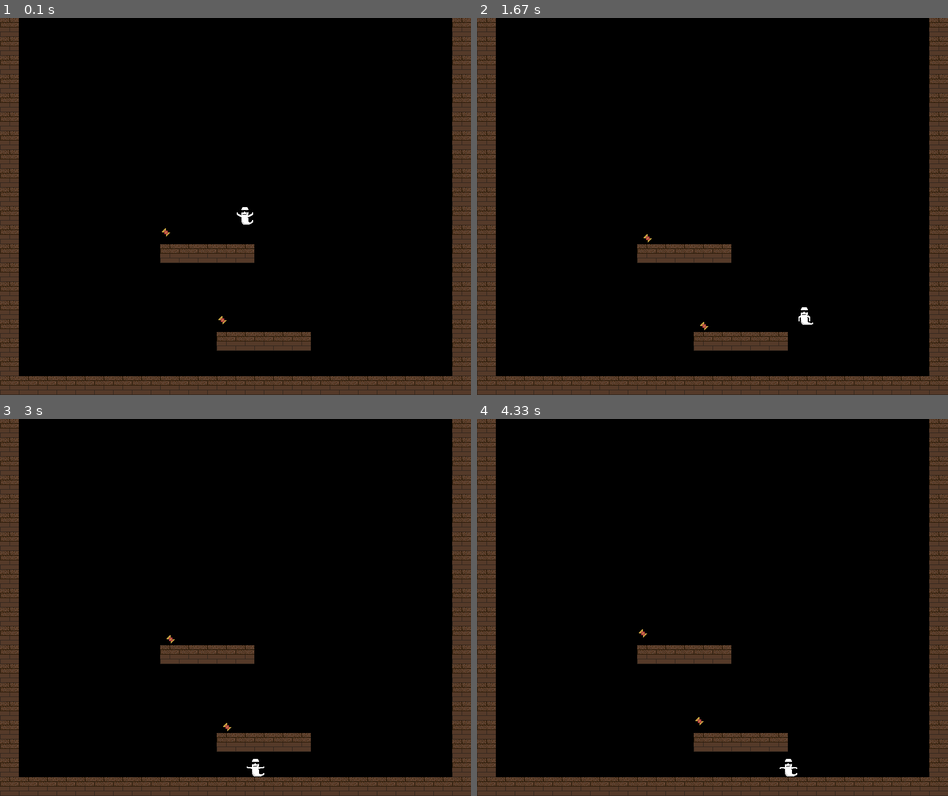
Above: before the commit, frames 1-4 (two rows, left to right).
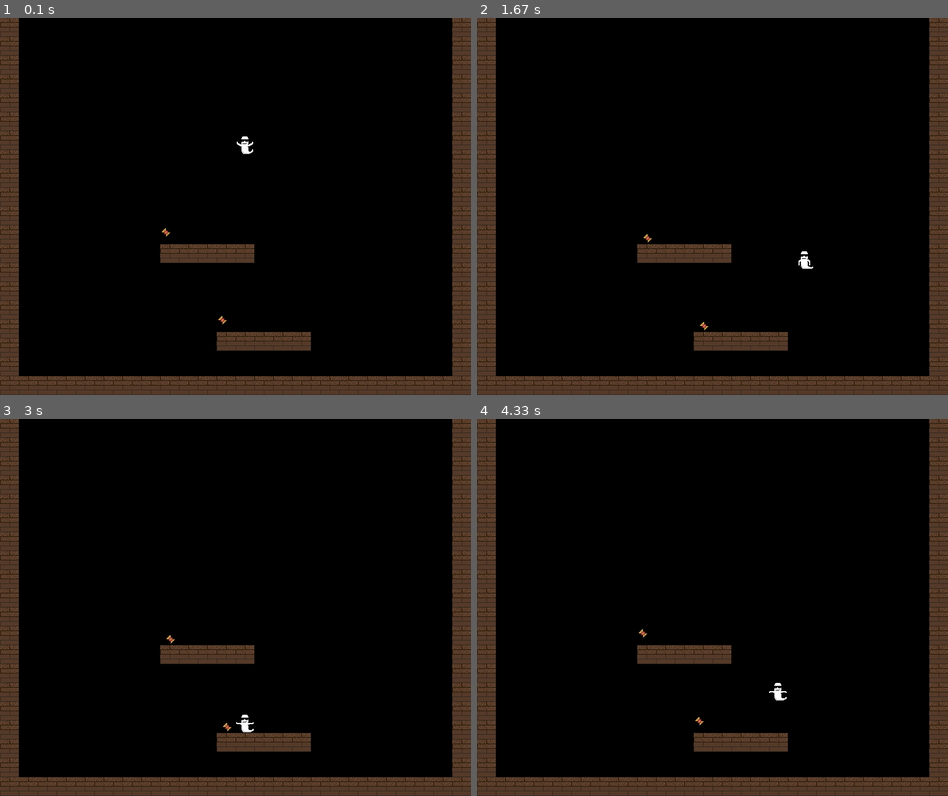
Above: after the commit, the same moments.

Repository: Cjreynol-zz/pygame-boilerplate
Game: pygame game, started from main.py
Same seed, same stepped clock (60 frames per second), same inputs: the game is played once before the commit and once after it.
Inputs:
- Up to frame 1 (0.1 s): no input
- Up to frame 2 (1.67 s): hold Right 0.33-0.8 s; hold Up 0.83-1.13 s; hold Right 1.17-1.63 s
- Up to frame 3 (3 s): hold Left 1.67-2.2 s; hold Down 2.23-2.53 s; hold Left 2.57-2.97 s
- Up to frame 4 (4.33 s): hold Up 3-3.37 s; hold Right 3.4-4.03 s; hold Down from 4.07 s (still down)

The runs differ from the first frame. In frame 1, 0.2% of the frame differs, in the area x 50-54%, y 31-55%; in frame 2, 0.1%; in frame 3, 0.1%; in frame 4, 0.1%.

Commit message:
Rework a lot of how animation functions
The initializer lists are better thanks to the new Animation class,
multiple animation states can now be swapped via method call.

Diff:
--- a/boilerplate/animated_sprite.py
+++ b/boilerplate/animated_sprite.py
@@ -1,7 +1,5 @@
 from pygame.math                import Vector2
 from pygame.sprite              import Sprite
-
-from boilerplate.image_loading  import split_surface
 
 
 class AnimatedSprite(Sprite):
@@ -9,29 +7,22 @@
     Add attributes and update logic for the sprite to cycle through images.
     """
 
-    def __init__(self, sprite_sheet, size, frame_length, loop, *groups):
-        """
-        Initialize data used for animating the sprite.
+    def __init__(self, animation, position):
+        super().__init__()
 
-        sprite_sheet    - sprite sheet surface, assumes the animation
-                            frames are all in a single row
-        size            - width and height of a single image in the sprite_sheet
-        frame_length    - number of frames per image in the animation
-        loop            - boolean indicating if the animation should restart
-                            at end
-        groups          - sprite groups for the sprite to join
-        """
-        super().__init__(groups)
+        self.reset(animation, position)
 
-        self.frame_length = frame_length
-        self.loop = loop
+    def reset(self, animation, position):
+        self.frame_length = animation.frame_length
+        self.loop = animation.loop
         self.frame_count = 0
 
-        self.images = split_surface(sprite_sheet, size)
+        self.images = animation.animation_list
         self.image_index = 0
 
         self.image = self.images[self.image_index]
         self.rect = self.image.get_rect()
+        self.rect.topleft = position
 
     def update(self, *args):
         """
--- /dev/null
+++ b/boilerplate/animation.py
@@ -0,0 +1,12 @@
+from boilerplate.image_loading  import create_animation_list
+
+
+class Animation:
+    """
+    """
+
+    def __init__(self, path, sheet_size = (1, 1), frame_length = 1,
+                    loop = False):
+        self.animation_list = create_animation_list(path, sheet_size)
+        self.frame_length = frame_length
+        self.loop = loop
--- /dev/null
+++ b/boilerplate/animation_state.py
@@ -0,0 +1,7 @@
+from enum   import Enum
+
+
+class AnimationState(Enum):
+    IDLE = 1
+    WALKING = 2
+    JUMPING = 3
--- a/boilerplate/game_state_abc.py
+++ b/boilerplate/game_state_abc.py
@@ -22,6 +22,10 @@
     def get_collectable_groups(self):
         pass
 
+    @abstractmethod
+    def handle_events(self):
+        pass
+
     def update(self):
         for group in self.get_all_groups():
             group.update(self.get_static_groups(),
--- a/boilerplate/image_loading.py
+++ b/boilerplate/image_loading.py
@@ -33,3 +33,11 @@
             subsurfaces.append(sprite_sheet.subsurface(rect))
 
     return subsurfaces
+
+def create_animation_list(filepath, subsurface_tuple):
+    """
+    Compose the loading and splitting of an image to create the final list
+    of animation images.
+    """
+    sprite_sheet = load_image(filepath)
+    return split_surface(sprite_sheet, subsurface_tuple)
--- a/boilerplate/movable_sprite.py
+++ b/boilerplate/movable_sprite.py
@@ -1,19 +1,18 @@
-from itertools import chain
+from itertools                          import chain
 
-from pygame.math                    import Vector2
-from pygame.sprite                  import spritecollide
+from pygame.math                        import Vector2
+from pygame.sprite                      import spritecollide
 
-from boilerplate.animated_sprite    import AnimatedSprite
+from boilerplate.multi_animated_sprite  import MultiAnimatedSprite
 
 
-class MovableSprite(AnimatedSprite):
+class MovableSprite(MultiAnimatedSprite):
     """
     Add attribute and update logic for the sprite to move around.
     """
 
-    def __init__(self, image, size, frame_length = 0, loop = False,
-                    *groups):
-        super().__init__(image, size, frame_length, loop, groups)
+    def __init__(self, animation_dict, start_position):
+        super().__init__(animation_dict, start_position)
 
         self.velocity = Vector2()       # pixels per frame
         self.acceleration = Vector2()
@@ -35,11 +34,8 @@
         """
         super().update()
 
-        delta_d = self.velocity
-        delta_v = self.acceleration
-
-        self.position += delta_d
-        self.velocity += delta_v
+        self.position += self.velocity
+        self.velocity += self.acceleration
 
         static_collisions = self._detect_collisions(static_groups)
         self._handle_collisions(static_collisions)
@@ -60,7 +56,7 @@
                     self.rect.right = collision.rect.left
                 elif collision.rect.collidepoint(self.rect.midbottom):
                     self.rect.bottom = collision.rect.top
-                    self.velocity += (0, -self.velocity.y)
+                    self.velocity.y += -self.velocity.y
                     self.jumping = False
                 elif collision.rect.collidepoint(self.rect.midleft):
                     self.rect.left = collision.rect.right
--- /dev/null
+++ b/boilerplate/multi_animated_sprite.py
@@ -0,0 +1,25 @@
+from boilerplate.animated_sprite    import AnimatedSprite
+from boilerplate.animation_state    import AnimationState
+
+
+class MultiAnimatedSprite(AnimatedSprite):
+    """
+    Animated sprite with multiple animations available depending on state.
+    """
+
+    def __init__(self, animation_dict, position):
+        self.animation_dict = animation_dict
+        self.current_state = AnimationState.IDLE
+        start_animation = self.animation_dict[self.current_state]
+
+        super().__init__(start_animation, position)
+
+    def change_animation(self, new_animation_state):
+        """
+        Change the sprite's state and it's current animation.
+        """
+        if self.current_state != new_animation_state:
+            self.current_state = new_animation_state
+            new_animation = self.animation_dict.get(new_animation_state,
+                                        self.animation_dict[AnimationState.IDLE])
+            self.reset(new_animation, self.rect.topleft)
--- a/example/ghost.py
+++ b/boilerplate/platformer_character.py
@@ -1,32 +1,18 @@
-from os                         import path
-
-from boilerplate.game           import Game
-from boilerplate.image_loading  import load_image
-from boilerplate.movable_sprite import MovableSprite
+from boilerplate.movable_sprite     import MovableSprite
 
 
-class Ghost(MovableSprite):
+class PlatformerCharacter(MovableSprite):
     """
     """
 
-    SPRITE_PATH = path.join("example", "assets", "boo_spritesheet.png")
-    SPRITE_SHEET_SIZE = (6, 1)
-    ANIMATION_LENGTH = 5
-
-    START_POS = (Game.SCREEN_SIZE[0] // 2, Game.SCREEN_SIZE[1] // 2)
     GRAVITY = (0, 0.4)
-    FRICTION_VALUE = -5
-
-    PLAYER_ACCELERATION = 1
     VELOCITY = 5
-    JUMP_VELOCITY = 12
+    JUMP_VELOCITY = 11
     DOWN_VELOCITY = 2
 
-    def __init__(self):
-        super().__init__(load_image(self.SPRITE_PATH), self.SPRITE_SHEET_SIZE,
-                            self.ANIMATION_LENGTH, True)
+    def __init__(self, animation_dict, start_position):
+        super().__init__(animation_dict, start_position)
 
-        self.position = self.START_POS
         self.acceleration += self.GRAVITY
 
     def jump(self):
--- a/example/game_state.py
+++ b/example/game_state.py
@@ -1,29 +1,35 @@
-from os                             import path
+from os                                 import path
 
-from pygame.locals                  import (QUIT, K_DOWN, K_ESCAPE, K_LEFT,
-                                                K_UP, K_RIGHT, KEYDOWN, KEYUP)
-from pygame.sprite                  import RenderUpdates
+from pygame.locals                      import (QUIT, K_DOWN, K_ESCAPE,
+                                                K_LEFT, K_UP, K_RIGHT,
+                                                KEYDOWN, KEYUP)
+from pygame.sprite                      import RenderUpdates
 
-from boilerplate.animated_sprite    import AnimatedSprite
-from boilerplate.image_loading      import load_image
-from boilerplate.game               import Game
-from boilerplate.game_state_abc     import GameStateABC
-from boilerplate.platform           import Platform
-
-from example.ghost                  import Ghost
+from boilerplate.animation              import Animation
+from boilerplate.animation_state        import AnimationState
+from boilerplate.animated_sprite        import AnimatedSprite
+from boilerplate.image_loading          import load_image
+from boilerplate.game                   import Game
+from boilerplate.game_state_abc         import GameStateABC
+from boilerplate.platform               import Platform
+from boilerplate.platformer_character   import PlatformerCharacter
 
 
 class GameState(GameStateABC):
     """
     """
 
+    GHOST_PATH = path.join("example", "assets", "boo_spritesheet.png")
+    GHOST_SHEET_SIZE = (6, 1)
+
     WALL_PATH = path.join("example", "assets", "wood_panel_tile.png")
     PICKUP_PATH = path.join("example", "assets", "pickup_sheet.png")
+    PICKUP_SHEET_SIZE = (2, 1)
 
     def __init__(self):
         super().__init__()
 
-        self.ghost = Ghost()
+        self.ghost = self._create_ghost()
         self.ghost_group = RenderUpdates(self.ghost)
 
         walls = self._create_walls()
@@ -31,6 +37,13 @@
 
         pickups = self._create_pickups()
         self.pickup_group = RenderUpdates(*pickups)
+
+    def _create_ghost(self):
+        ghost_animations = {AnimationState.IDLE :
+                                Animation(self.GHOST_PATH,
+                                            self.GHOST_SHEET_SIZE, 5, True)}
+
+        return PlatformerCharacter(ghost_animations, (400, 200))
 
     def _create_walls(self):
         wall_tile = load_image(self.WALL_PATH)
@@ -58,17 +71,20 @@
         return [bottom, left, right, platform1, platform2]
 
     def _create_pickups(self):
-        pickup_sheet = load_image(self.PICKUP_PATH)
-        pickup1 = AnimatedSprite(pickup_sheet, (2, 1), 15, True)
-        pickup1.rect.topleft = (Game.SCREEN_SIZE[0] // 2
-                                    - Game.SQUARE_SIZE[0],
-                                Game.SCREEN_SIZE[1] * 5 / 6
-                                    - Game.SQUARE_SIZE[1])
-        pickup2 = AnimatedSprite(pickup_sheet, (2, 1), 15, True)
-        pickup2.rect.topleft = (Game.SCREEN_SIZE[0] // 2
-                                    - Game.SQUARE_SIZE[0] * 4,
-                                Game.SCREEN_SIZE[1] * 3 / 5
-                                    - Game.SQUARE_SIZE[1])
+        pickup_animation = Animation(self.PICKUP_PATH, self.PICKUP_SHEET_SIZE,
+                                        15, True)
+
+        pickup1 = AnimatedSprite(pickup_animation,
+                                    (Game.SCREEN_SIZE[0] // 2
+                                        - Game.SQUARE_SIZE[0],
+                                    Game.SCREEN_SIZE[1] * 5 / 6
+                                        - Game.SQUARE_SIZE[1]))
+
+        pickup2 = AnimatedSprite(pickup_animation,
+                                    (Game.SCREEN_SIZE[0] // 2
+                                        - Game.SQUARE_SIZE[0] * 4,
+                                    Game.SCREEN_SIZE[1] * 3 / 5
+                                        - Game.SQUARE_SIZE[1]))
         return [pickup1, pickup2]
 
     def get_all_groups(self):
Not shown, changed: README.md
